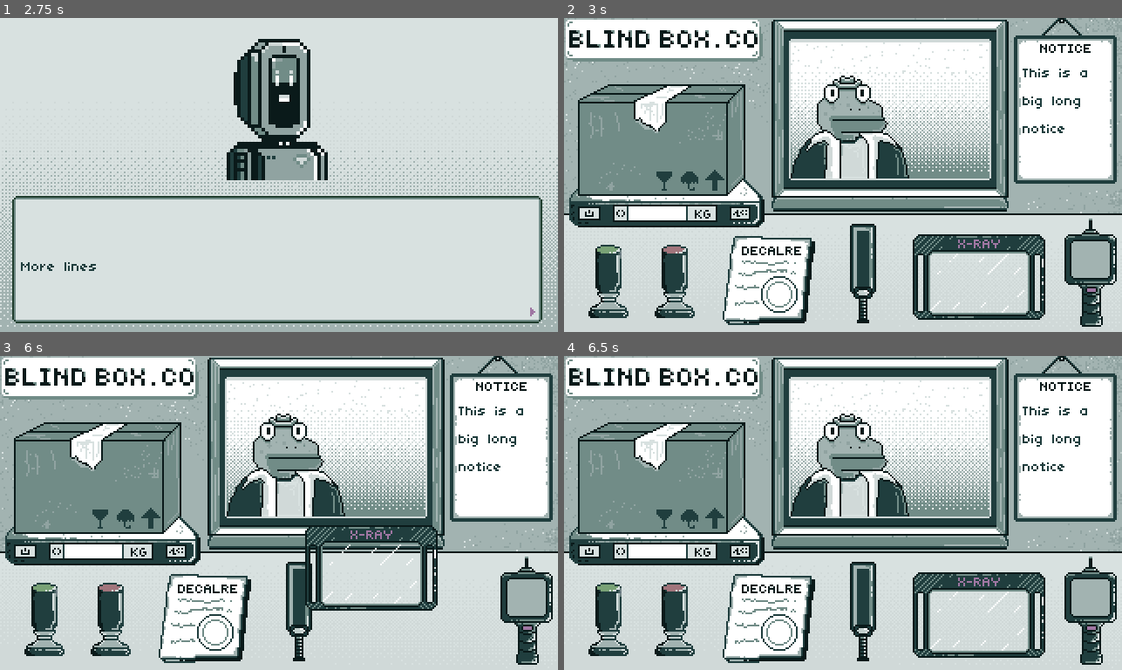
Above: before the commit, frames 1-4 (two rows, left to right).
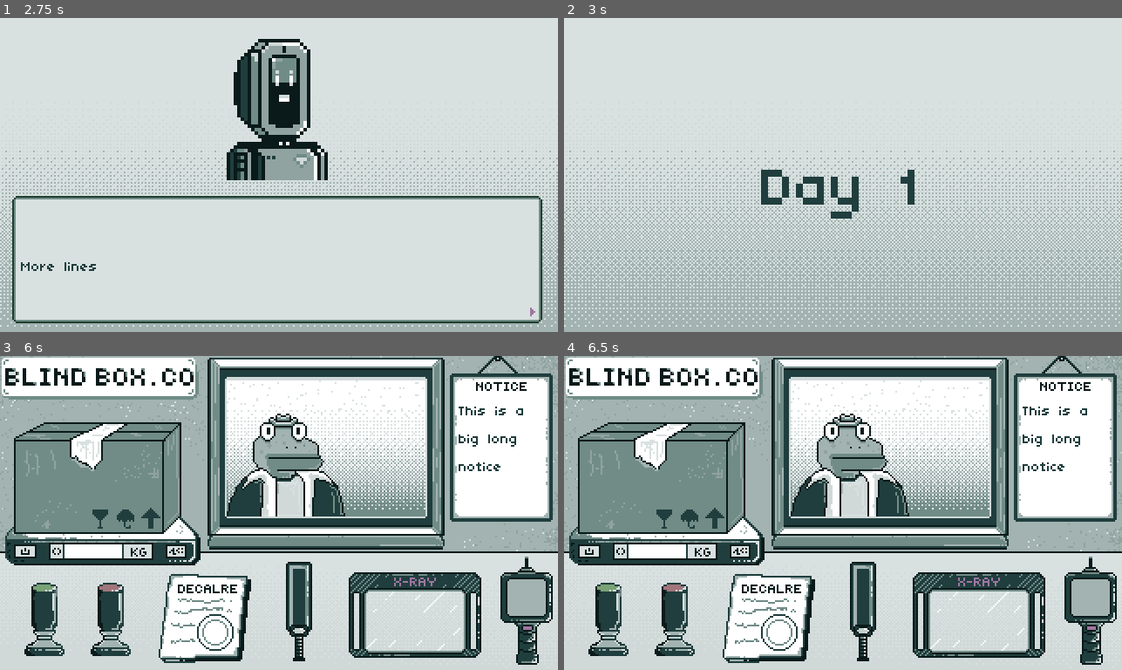
Above: after the commit, the same moments.

Repository: hkattt/blind-box-co
Game: Godot game, scene res://scenes/Main.tscn
Same seed, same stepped clock (60 frames per second), same inputs: the game is played once before the commit and once after it.
Inputs (mouse positions are in pixels of both pictures, inside the frame that each line leads up to):
- Up to frame 1 (2.75 s): click (535, 313) at 0.5 s; click (535, 313) at 1.25 s; click (535, 313) at 2 s
- Up to frame 2 (3 s): tap Enter at 2.75 s; move the mouse to (965, 159) at 2.77 s; click (965, 159) at 2.92 s
- Up to frame 3 (6 s): click (61, 384) at 3.5 s, where only the run before the commit has a clickable "Approve"; click (61, 384) at 4.25 s, where only the run before the commit has a clickable "Approve"; click (61, 384) at 5 s, where only the run before the commit has a clickable "Approve"; tap Space at 5.75 s; drag from (412, 613) to (284, 472) at 5.77 s
- Up to frame 4 (6.5 s): no input

Frame 1 is identical in both runs. In frame 2, 86% of the frame differs, in the area x 0-100%, y 0-100%; in frame 3, 5.1%; in frame 4, nothing differs.

Commit message:
Refactored GameManager

Diff:
--- a/src/scenes/DailyReport.tscn
+++ b/src/scenes/screens/DailyReport.tscn
@@ -1,7 +1,7 @@
 [gd_scene load_steps=7 format=3 uid="uid://bm40x15femq4o"]
 
 [ext_resource type="PackedScene" uid="uid://b4beiylu6djyt" path="res://scenes/ui/Report/Report.tscn" id="1_s5cpj"]
-[ext_resource type="Script" uid="uid://bnqgoaaliqf2f" path="res://scripts/DailyReport.gd" id="1_u4qgu"]
+[ext_resource type="Script" uid="uid://bnqgoaaliqf2f" path="res://scripts/screens/DailyReport.gd" id="1_u4qgu"]
 [ext_resource type="Texture2D" uid="uid://c2gac6r3htbeu" path="res://assets/images/characters/boss.png" id="2_j275w"]
 [ext_resource type="Texture2D" uid="uid://dhrjvtnqftxfw" path="res://assets/images/report/report-background.png" id="2_kohja"]
 [ext_resource type="Texture2D" uid="uid://ptxtx4hnduul" path="res://assets/images/ui/next-day-text.png" id="5_4ajr4"]
--- /dev/null
+++ b/src/scenes/screens/Day.tscn
@@ -0,0 +1,28 @@
+[gd_scene load_steps=3 format=3 uid="uid://cjyp4ekydhl3x"]
+
+[ext_resource type="Script" uid="uid://bij0ltbsl37pr" path="res://scripts/screens/Day.gd" id="1_qwroc"]
+[ext_resource type="Texture2D" uid="uid://dhrjvtnqftxfw" path="res://assets/images/report/report-background.png" id="2_if244"]
+
+[node name="Day" type="Node2D"]
+script = ExtResource("1_qwroc")
+
+[node name="Sprite2D" type="Sprite2D" parent="."]
+texture_filter = 3
+position = Vector2(160, 90)
+texture = ExtResource("2_if244")
+
+[node name="CenterContainer" type="CenterContainer" parent="."]
+offset_right = 319.0
+offset_bottom = 180.0
+size_flags_horizontal = 3
+size_flags_vertical = 3
+
+[node name="DayText" type="Label" parent="CenterContainer"]
+texture_filter = 3
+layout_mode = 2
+theme_override_font_sizes/font_size = 64
+text = "Day 1"
+
+[node name="Timer" type="Timer" parent="."]
+
+[connection signal="timeout" from="Timer" to="." method="_on_timer_timeout"]
--- /dev/null
+++ b/src/scenes/screens/Hired.tscn
@@ -0,0 +1,22 @@
+[gd_scene load_steps=3 format=3 uid="uid://dh15eiv3b551p"]
+
+[ext_resource type="Script" uid="uid://chto426fy4cqv" path="res://scripts/screens/Hired.gd" id="1_6faut"]
+[ext_resource type="Texture2D" uid="uid://dhrjvtnqftxfw" path="res://assets/images/report/report-background.png" id="1_gejx5"]
+
+[node name="Hired" type="Node2D"]
+script = ExtResource("1_6faut")
+
+[node name="Sprite2D" type="Sprite2D" parent="."]
+texture_filter = 3
+position = Vector2(160, 90)
+texture = ExtResource("1_gejx5")
+
+[node name="CenterContainer" type="CenterContainer" parent="."]
+offset_right = 320.0
+offset_bottom = 180.0
+
+[node name="Label" type="Label" parent="CenterContainer"]
+texture_filter = 3
+layout_mode = 2
+theme_override_font_sizes/font_size = 32
+text = "Hired"
--- a/src/scenes/Interrogation.tscn
+++ b/src/scenes/screens/Interrogation.tscn
@@ -1,6 +1,6 @@
 [gd_scene load_steps=12 format=3 uid="uid://bfv8cebd0myqu"]
 
-[ext_resource type="Script" uid="uid://djj2ipq26moa3" path="res://scripts/Interrogation.gd" id="1_wma2k"]
+[ext_resource type="Script" uid="uid://djj2ipq26moa3" path="res://scripts/screens/Interrogation.gd" id="1_wma2k"]
 [ext_resource type="Texture2D" uid="uid://jrh60sn505vr" path="res://assets/images/room/background.png" id="2_h2rq0"]
 [ext_resource type="Texture2D" uid="uid://bak6imwoaalvo" path="res://assets/images/room/company-logo.png" id="3_on0if"]
 [ext_resource type="PackedScene" uid="uid://cf2c0icjn1rcl" path="res://scenes/room/Window.tscn" id="4_o64pe"]
--- a/src/scenes/Intro.tscn
+++ b/src/scenes/screens/Intro.tscn
@@ -1,7 +1,7 @@
 [gd_scene load_steps=6 format=3 uid="uid://ctde0orfbn8ww"]
 
 [ext_resource type="Texture2D" uid="uid://dhrjvtnqftxfw" path="res://assets/images/report/report-background.png" id="1_45dpb"]
-[ext_resource type="Script" uid="uid://bl1jjln42o557" path="res://scripts/Intro.gd" id="1_aqbct"]
+[ext_resource type="Script" uid="uid://bl1jjln42o557" path="res://scripts/screens/Intro.gd" id="1_aqbct"]
 [ext_resource type="PackedScene" uid="uid://dhb613xyuf8nh" path="res://scenes/ui/TextBox.tscn" id="2_hc7eg"]
 [ext_resource type="Texture2D" uid="uid://c2gac6r3htbeu" path="res://assets/images/characters/boss.png" id="3_ywiat"]
 [ext_resource type="PackedScene" uid="uid://6hxv0okwf1yn" path="res://scenes/ui/NextButton.tscn" id="5_mkji7"]
--- /dev/null
+++ b/src/scenes/screens/Rejected.tscn
@@ -0,0 +1,22 @@
+[gd_scene load_steps=3 format=3 uid="uid://osj66tb007iy"]
+
+[ext_resource type="Script" uid="uid://dp2a5pgwjgkkw" path="res://scripts/screens/Rejected.gd" id="1_1ulsm"]
+[ext_resource type="Texture2D" uid="uid://dhrjvtnqftxfw" path="res://assets/images/report/report-background.png" id="1_ru4vu"]
+
+[node name="Rejected" type="Node2D"]
+script = ExtResource("1_1ulsm")
+
+[node name="Sprite2D" type="Sprite2D" parent="."]
+texture_filter = 3
+position = Vector2(160, 90)
+texture = ExtResource("1_ru4vu")
+
+[node name="CenterContainer" type="CenterContainer" parent="."]
+offset_right = 320.0
+offset_bottom = 180.0
+
+[node name="Label" type="Label" parent="CenterContainer"]
+texture_filter = 3
+layout_mode = 2
+theme_override_font_sizes/font_size = 32
+text = "Rejected"
--- a/src/scripts/managers/DayManager.gd
+++ b/src/scripts/managers/DayManager.gd
@@ -2,7 +2,7 @@
 
 signal day_complete(results: InterrogationResultData)
 
-var interrogation_scene: PackedScene = preload("res://scenes/Interrogation.tscn")
+var interrogation_scene: PackedScene = preload("res://scenes/screens/Interrogation.tscn")
 
 var current_interrogation: Node2D = null
 var interrogation_queue: Array[InterrogationData] = []
--- a/src/scripts/managers/GameManager.gd
+++ b/src/scripts/managers/GameManager.gd
@@ -1,38 +1,95 @@
 extends Node2D
+
+enum GameScreen {
+	MAIN_MENU,
+	INTRO,
+	DAY,
+	INTERROGATION,
+	REPORT,
+	HIRED,
+	REJECTED
+}
 
 const game_data: GameData = preload("res://data/game_data.tres")
 
-var current_day_index: int = 0
+const HIRED_EARNINGS: int = 50
 
+var game_screen: GameScreen = GameScreen.INTRO
 var intro: Intro = null
 var daily_report: DailyReport = null
+var day: Day = null
+var hired: Hired = null
+var rejected: Rejected = null
+
+var current_day_index: int = 0
+var interrogation_results: Array[InterrogationResultData]
 
 func start_game() -> void:
-	_play_intro()
+	_change_screen()
 
-func _play_intro():
-	intro = Intro.create()
-	intro.intro_complete.connect(_on_intro_complete, CONNECT_ONE_SHOT)
-	get_tree().current_scene.add_child(intro)
+func _get_next_screen() -> GameScreen:
+	match game_screen:
+		GameScreen.INTRO:
+			return GameScreen.DAY
+		GameScreen.DAY:
+			return GameScreen.INTERROGATION
+		GameScreen.INTERROGATION:
+			return GameScreen.REPORT
+		GameScreen.REPORT:
+			if current_day_index >= game_data.days.size():
+				if ReportManager.get_total_earnings() > HIRED_EARNINGS:
+					return GameScreen.HIRED
+				else:
+					return GameScreen.REJECTED
+			else:
+				return GameScreen.DAY
+		GameScreen.HIRED, GameScreen.REJECTED:
+			return GameScreen.MAIN_MENU
+		_:
+			return GameScreen.MAIN_MENU
 
-func _start_next_day() -> void:
-	if current_day_index >= game_data.days.size():
-		print("All days complete")
-		return
-
-	var day = game_data.days[current_day_index]
-	DayManager.start_day(day)
-	DayManager.day_complete.connect(_on_day_complete, CONNECT_ONE_SHOT)
+func _change_screen() -> void:
+	match game_screen:
+		GameScreen.INTRO:
+			intro = Intro.create()
+			intro.intro_complete.connect(_on_intro_complete, CONNECT_ONE_SHOT)
+			get_tree().current_scene.add_child(intro)
+		GameScreen.DAY:
+			day = Day.create(current_day_index + 1)
+			day.day_timer_finished.connect(_on_day_timer_finished, CONNECT_ONE_SHOT)
+			get_tree().current_scene.add_child(day)
+		GameScreen.INTERROGATION:
+			var day_data = game_data.days[current_day_index]
+			DayManager.start_day(day_data)
+			DayManager.day_complete.connect(_on_day_complete, CONNECT_ONE_SHOT)
+		GameScreen.REPORT:
+			daily_report = DailyReport.create(interrogation_results)
+			daily_report.report_close.connect(_on_report_close, CONNECT_ONE_SHOT)
+			get_tree().current_scene.add_child(daily_report)
+		GameScreen.HIRED:
+			hired = Hired.create()
+			get_tree().current_scene.add_child(hired)
+		GameScreen.REJECTED:
+			rejected = Rejected.create()
+			get_tree().current_scene.add_child(rejected)
 
 func _on_intro_complete() -> void:
-	_start_next_day()
+	intro.queue_free()
+	game_screen = _get_next_screen()
+	_change_screen()
+
+func _on_day_timer_finished() -> void:
+	day.queue_free()
+	game_screen = _get_next_screen()
+	_change_screen()
 
 func _on_day_complete(results: Array[InterrogationResultData]) -> void:
-	daily_report = DailyReport.create(results)
-	daily_report.report_close.connect(_on_report_close, CONNECT_ONE_SHOT)
-	get_tree().current_scene.add_child(daily_report)
+	interrogation_results = results
+	current_day_index += 1
+	game_screen = _get_next_screen()
+	_change_screen()
 
 func _on_report_close() -> void:
 	daily_report.queue_free()
-	current_day_index += 1
-	_start_next_day()
+	game_screen = _get_next_screen()
+	_change_screen()
--- a/src/scripts/DailyReport.gd
+++ b/src/scripts/screens/DailyReport.gd
@@ -4,7 +4,7 @@
 
 @onready var report: Report = $Report
 
-const daily_report_scene: PackedScene = preload("res://scenes/DailyReport.tscn")
+const daily_report_scene: PackedScene = preload("res://scenes/screens/DailyReport.tscn")
 
 var results: Array[InterrogationResultData]
 
--- /dev/null
+++ b/src/scripts/screens/Day.gd
@@ -0,0 +1,22 @@
+class_name Day extends Node2D
+
+signal day_timer_finished
+
+@onready var day_text_label: Label = $CenterContainer/DayText
+@onready var timer: Timer          = $Timer
+
+const day_scene: PackedScene = preload("res://scenes/screens/Day.tscn")
+
+var day_number: int = 1
+
+func _ready() -> void:
+	day_text_label.text = "Day " + str(day_number)
+	timer.start(3.0)
+
+static func create(p_day_number: int) -> Day:
+	var day: Day = day_scene.instantiate()
+	day.day_number = p_day_number
+	return day
+
+func _on_timer_timeout() -> void:
+	day_timer_finished.emit()
--- /dev/null
+++ b/src/scripts/screens/Hired.gd
@@ -0,0 +1,7 @@
+class_name Hired extends Node2D
+
+const hired_scene: PackedScene = preload("res://scenes/screens/Hired.tscn")
+
+static func create() -> Hired:
+	var hired: Hired = hired_scene.instantiate()
+	return hired
--- a/src/scripts/Intro.gd
+++ b/src/scripts/screens/Intro.gd
@@ -4,7 +4,7 @@
 
 @onready var text_box: TextBox = $TextBox
 
-const intro_scene: PackedScene = preload("res://scenes/Intro.tscn")
+const intro_scene: PackedScene = preload("res://scenes/screens/Intro.tscn")
 
 var speaker: String
 var line: String
--- /dev/null
+++ b/src/scripts/screens/Rejected.gd
@@ -0,0 +1,7 @@
+class_name Rejected extends Node2D
+
+const rejected_scene: PackedScene = preload("res://scenes/screens/Rejected.tscn")
+
+static func create() -> Rejected:
+	var rejected: Rejected = rejected_scene.instantiate()
+	return rejected
Renamed: src/scripts/DailyReport.gd.uid -> src/scripts/screens/DailyReport.gd.uid
Not shown, added: src/scripts/screens/Day.gd.uid
Not shown, added: src/scripts/screens/Hired.gd.uid
Renamed: src/scripts/Interrogation.gd -> src/scripts/screens/Interrogation.gd
Renamed: src/scripts/Interrogation.gd.uid -> src/scripts/screens/Interrogation.gd.uid
Renamed: src/scripts/Intro.gd.uid -> src/scripts/screens/Intro.gd.uid
Not shown, added: src/scripts/screens/Rejected.gd.uid
